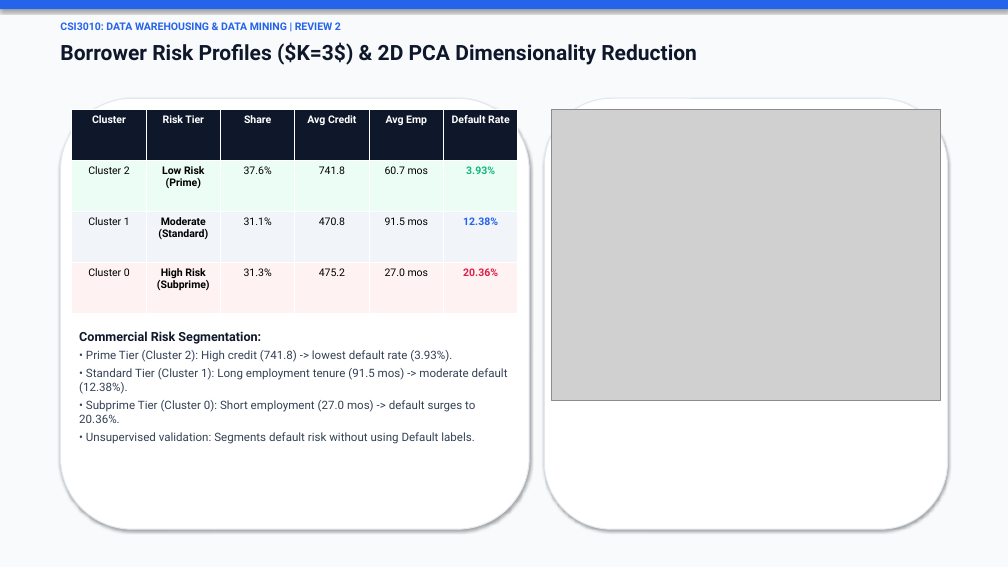
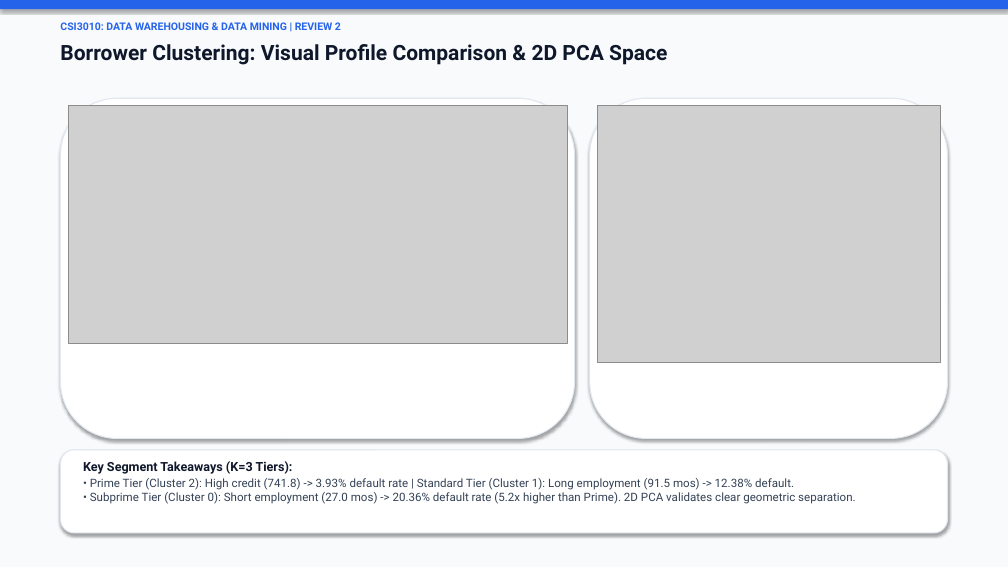
Before and after one commit to MahaprabhuK/Byte_Brigades_Loan_Default, a slide deck: slide 9 of Review2_ByteBrigades_LoanDefault.pptx (slide 8 before the commit). Drawn at 1008x567 pixels with LibreOffice and Linux fonts; fonts in the diff are those of the drawing; grey boxes stand for pictures. Boxes give left, top, right and bottom in pixels: in the first picture for what was removed or moved away, otherwise in the second. Text is boxed around its words. In the diff, an @@ line names an element or a change of style, - is before the commit and + after.

Commit message:
feat(presentation): add visual comparison charts for all 4 data mining topics and concise 12pt Segoe UI cards

```diff
--- a/Review2_ByteBrigades_LoanDefault.pptx
+++ b/Review2_ByteBrigades_LoanDefault.pptx
@@ text at bbox=[60, 44, 667, 65]: text changed @@
-Borrower Risk Profiles ($K=3$) & 2D PCA Dimensionality Reduction
+Borrower Clustering: Visual Profile Comparison & 2D PCA Space
@@ rounded rectangle: place and size @@
-rounded rectangle at bbox=[60, 98, 529, 529]
+rounded rectangle at bbox=[60, 98, 575, 439]
@@ picture added at bbox=[68, 106, 567, 343] @@
@@ table removed at bbox=[72, 110, 516, 314], 4 rows, 6 columns @@
-Cluster | Risk Tier | Share | Avg Credit | Avg Emp | Default Rate
-Cluster 2 | Low Risk (Prime) | 37.6% | 741.8 | 60.7 mos | 3.93%
-Cluster 1 | Moderate (Standard) | 31.1% | 470.8 | 91.5 mos | 12.38%
-Cluster 0 | High Risk (Subprime) | 31.3% | 475.2 | 27.0 mos | 20.36%
@@ rounded rectangle: place and size @@
-rounded rectangle at bbox=[544, 98, 948, 529]
+rounded rectangle at bbox=[590, 98, 948, 439]
@@ picture: place and size @@
-picture at bbox=[552, 110, 940, 401]
+picture at bbox=[597, 106, 940, 363]
@@ rounded rectangle added at bbox=[60, 450, 948, 533], fill #FFFFFF, outline #E2E8F0 1 pt @@
@@ text at bbox=[83, 461, 855, 504]: text changed @@
-Commercial Risk Segmentation:
-• Prime Tier (Cluster 2): High credit (741.8) -> lowest default rate (3.93%).
-• Standard Tier (Cluster 1): Long employment tenure (91.5 mos) -> moderate default (12.38%).
-• Subprime Tier (Cluster 0): Short employment (27.0 mos) -> default surges to 20.36%.
-• Unsupervised validation: Segments default risk without using Default labels.
+Key Segment Takeaways (K=3 Tiers):
+• Prime Tier (Cluster 2): High credit (741.8) -> 3.93% default rate | Standard Tier (Cluster 1): Long employment (91.5 mos) -> 12.38% default.
+• Subprime Tier (Cluster 0): Short employment (27.0 mos) -> 20.36% default rate (5.2x higher than Prime). 2D PCA validates clear geometric separation.
```
Also in this commit, not shown: 1 other slide changed, 2 slides added, 7 other files.
